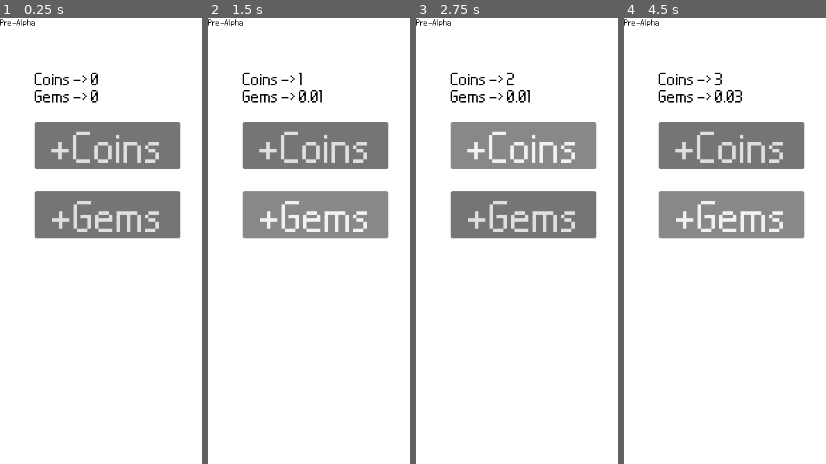
Above: before the commit, frames 1-4 (left to right).
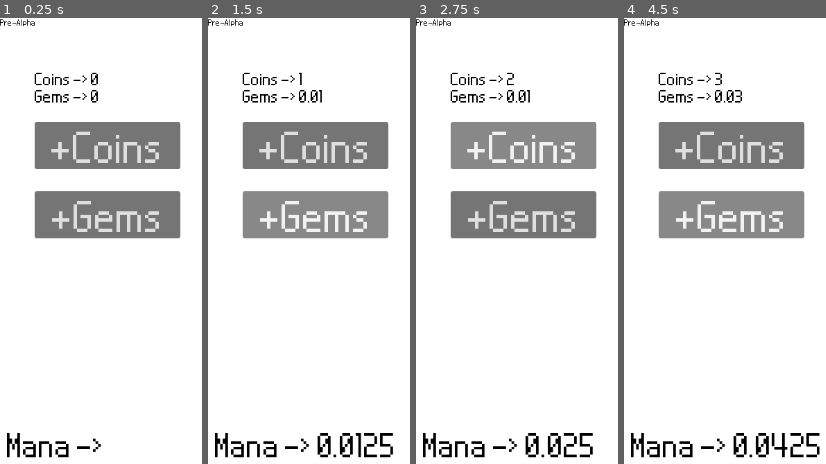
Above: after the commit, the same moments.

Repository: ae1gis/idle-coin-game
Game: Godot game, scene res://scenes/base_game.tscn
Same seed, same stepped clock (60 frames per second), same inputs: the game is played once before the commit and once after it.
Inputs:
- Up to frame 1 (0.25 s): no input
- Up to frame 2 (1.5 s): click "+Coins" at 0.5 s; click "+Gems" at 1.25 s
- Up to frame 3 (2.75 s): click "+Coins" at 2 s
- Up to frame 4 (4.5 s): click "+Gems" at 2.75 s; click "+Coins" at 3.5 s; click "+Gems" at 4.25 s

The runs differ from the first frame. In frame 1, 0.8% of the frame differs, in the area x 3-50%, y 93-99%; in frame 2, 1.8%; in frame 3, 1.7%; in frame 4, 1.9%, in the area x 3-98%, y 93-99%.

Commit message:
Scripts organized and mana generation added

Diff:
--- a/global_game_data.tres
+++ b/global_game_data.tres
@@ -1,6 +1,6 @@
 [gd_resource type="Resource" script_class="GameData" format=3 uid="uid://dwgx45p88tlp3"]
 
-[ext_resource type="Script" uid="uid://biumj6bo67idh" path="res://game_data.gd" id="1_krvi0"]
+[ext_resource type="Script" uid="uid://biumj6bo67idh" path="res://scripts/game_data.gd" id="1_krvi0"]
 
 [resource]
 script = ExtResource("1_krvi0")
--- a/scenes/base_game.tscn
+++ b/scenes/base_game.tscn
@@ -1,13 +1,14 @@
 [gd_scene format=3 uid="uid://bgtbif5swp87q"]
 
 [ext_resource type="FontFile" uid="uid://dyr6wuvktby3v" path="res://graphics/fonts/Nintendo-DS-BIOS.ttf" id="1_6ic67"]
-[ext_resource type="Script" uid="uid://cj4vhewcib4qr" path="res://scenes/core_logic.gd" id="1_opqod"]
+[ext_resource type="Script" uid="uid://cj4vhewcib4qr" path="res://scripts/core_logic.gd" id="1_opqod"]
 [ext_resource type="Resource" uid="uid://dwgx45p88tlp3" path="res://global_game_data.tres" id="2_0i5j1"]
-[ext_resource type="Script" uid="uid://d3oo3dftc4ww7" path="res://scenes/gui_manager.gd" id="2_iminf"]
+[ext_resource type="Script" uid="uid://d3oo3dftc4ww7" path="res://scripts/gui_manager.gd" id="2_iminf"]
 
-[node name="BaseGame" type="Node2D" unique_id=1155909837]
+[node name="BaseGame" type="Node2D" unique_id=1155909837 node_paths=PackedStringArray("mana_timer")]
 script = ExtResource("1_opqod")
 data = ExtResource("2_0i5j1")
+mana_timer = NodePath("GameTimers/ManaGenerationTimer")
 
 [node name="GameGUI" type="Control" parent="." unique_id=914802850]
 layout_mode = 3
@@ -53,6 +54,20 @@
 theme_override_font_sizes/font_size = 32
 text = "Gems -> 0"
 
+[node name="ManaAmountText" type="Label" parent="GameGUI/BaseGUI" unique_id=2026991594]
+anchors_preset = 2
+anchor_top = 1.0
+anchor_bottom = 1.0
+offset_left = 10.0
+offset_top = -56.0
+offset_right = 158.0
+offset_bottom = -10.0
+grow_vertical = 0
+theme_override_colors/font_color = Color(0, 0, 0, 1)
+theme_override_fonts/font = ExtResource("1_6ic67")
+theme_override_font_sizes/font_size = 60
+text = "Mana -> "
+
 [node name="GenerateCoinsButton" type="Button" parent="GameGUI/BaseGUI" unique_id=1719672307]
 offset_left = 50.0
 offset_top = 150.0
@@ -71,5 +86,12 @@
 theme_override_font_sizes/font_size = 80
 text = "+Gems"
 
+[node name="GameTimers" type="Node2D" parent="." unique_id=1528351478]
+
+[node name="ManaGenerationTimer" type="Timer" parent="GameTimers" unique_id=675832403]
+wait_time = 0.25
+autostart = true
+
 [connection signal="pressed" from="GameGUI/BaseGUI/GenerateCoinsButton" to="." method="_on_generate_coins_button_pressed"]
 [connection signal="pressed" from="GameGUI/BaseGUI/GenerateGemsButton" to="." method="_on_generate_gems_button_pressed"]
+[connection signal="timeout" from="GameTimers/ManaGenerationTimer" to="." method="_on_mana_generation_timer_timeout"]
--- a/scenes/core_logic.gd
+++ b/scripts/core_logic.gd
@@ -1,9 +1,14 @@
 extends Node2D
 
 @export var data: GameData
+@export var mana_timer: Timer
+var mana_per_second: float = 0.01
 
 func _on_generate_coins_button_pressed() -> void:
 	data.coins += 1
 
 func _on_generate_gems_button_pressed() -> void:
 	data.gems += 0.01
+
+func _on_mana_generation_timer_timeout() -> void:
+	data.mana += mana_per_second * mana_timer.wait_time
--- /dev/null
+++ b/scripts/game_data.gd
@@ -0,0 +1,21 @@
+extends Resource
+class_name GameData
+
+signal coin_change(new_value: int)
+signal gem_change(new_value: float)
+signal mana_change(new_value: float)
+
+@export var coins: int = 0:
+	set(value):
+		coins = value
+		coin_change.emit(coins)
+
+@export var gems: float = 0:
+	set(value):
+		gems = value
+		gem_change.emit(gems)
+
+@export var mana: float:
+	set(value):
+		mana = value
+		mana_change.emit(mana)
--- a/scenes/gui_manager.gd
+++ b/scripts/gui_manager.gd
@@ -4,13 +4,18 @@
 
 @onready var coin_label = $BaseGUI/CoinAmountText
 @onready var gem_label = $BaseGUI/GemAmountText
+@onready var mana_label = $BaseGUI/ManaAmountText
 
 func _ready() -> void:
 	data.coin_change.connect(_on_coin_change)
 	data.gem_change.connect(_on_gem_change)
+	data.mana_change.connect(_on_mana_change)
 
 func _on_coin_change(new_value: int):
 	coin_label.text = "Coins -> " + str(new_value)
 
 func _on_gem_change(new_value: float):
 	gem_label.text = "Gems -> " + str(new_value)
+
+func _on_mana_change(new_value: float):
+	mana_label.text = "Mana -> " + str(new_value)
Renamed: scenes/core_logic.gd.uid -> scripts/core_logic.gd.uid
Not shown, added: scripts/game_data.gd.uid
Renamed: scenes/gui_manager.gd.uid -> scripts/gui_manager.gd.uid
